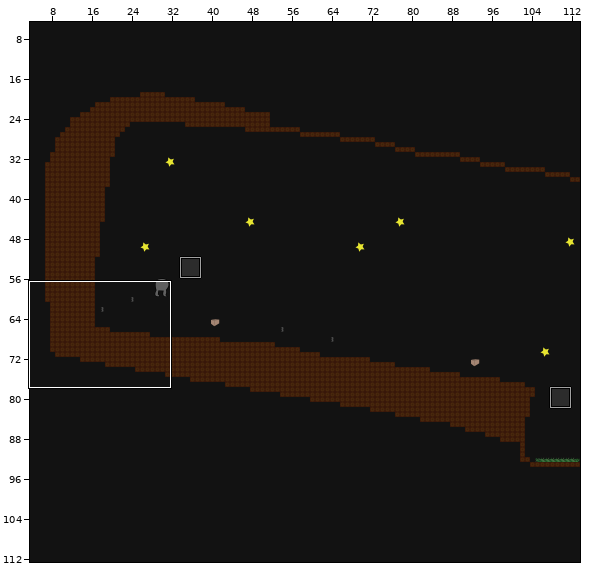
LDtk project, stored at assets/levels/chain-game.ldtk. Above: a wide view before the commit, with the close-up outlined.
Close-up. Earlier state:
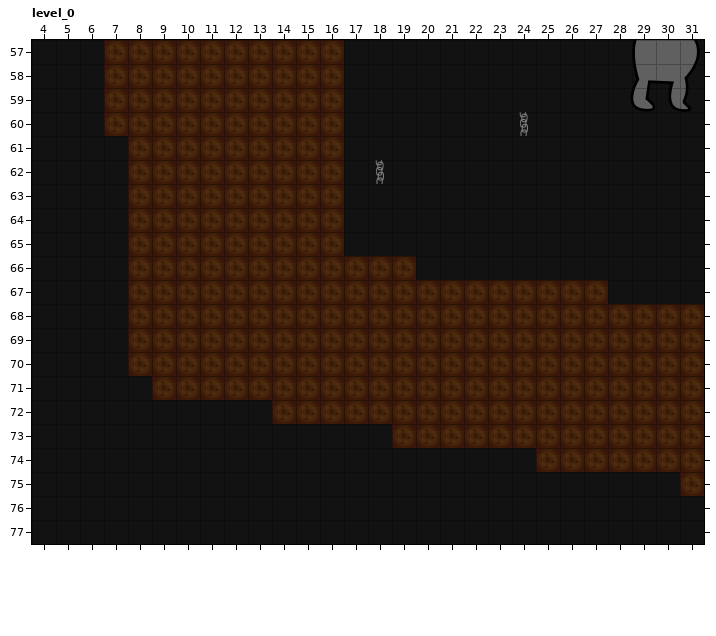
Cells are 16x16 px. Shown: level_0 x 4..31, y 57..77. The commit also changed other parts of the map, which this record leaves out.
New version:
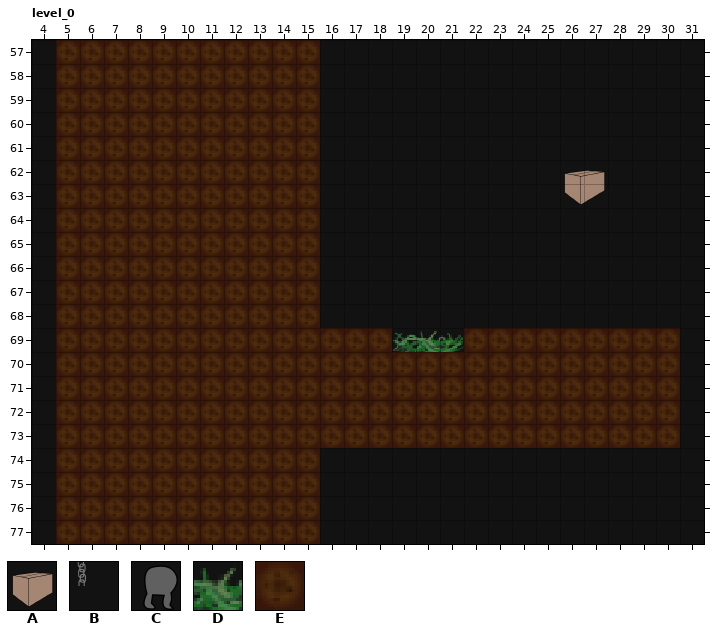
Key: from "box": A 0; from "chain": B 0; from "player_spritesheet": C 0; from "vines": D 1 "vines"; from "walls": E 1 "dirt".
_ is an empty cell.
Objects are placed by their top-left corner, in cells (3,4 is the top-left corner of cell 3,4); size is 1x1 cell unless given.
What changed:
Layer "entities":
changed: C "player" at 28,56 size 4x4 -> outside this view
changed: B "chain" at 18,60 size 2x4 -> outside this view
added: A "box" at 26,62 size 2x2
removed: B "chain" at 24,58 size 2x4
Layer "walls":
y 57..60: x 5..6 __ -> EE; x 16 E -> _
y 61..65: x 5..7 ___ -> EEE; x 16 E -> _
y 66: x 5..7 ___ -> EEE; x 16..19 EEEE -> ____
y 67: x 5..7 ___ -> EEE; x 16..27 EEEEEEEEEEEE -> ____________
y 68: x 5..7 ___ -> EEE; x 16..31 EEEEEEEEEEEEEEEE -> ________________
y 69: x 5..7 ___ -> EEE; x 19..21 EEE -> ___; x 31 E -> _
y 70: x 5..7 ___ -> EEE; x 31 E -> _
y 71: x 5..8 ____ -> EEEE; x 31 E -> _
y 72: x 5..13 _________ -> EEEEEEEEE; x 31 E -> _
y 73: x 5..18 ______________ -> EEEEEEEEEEEEEE; x 31 E -> _
y 74: x 5..15 ___________ -> EEEEEEEEEEE; x 25..31 EEEEEEE -> _______
y 75: x 5..15 ___________ -> EEEEEEEEEEE; x 31 E -> _
y 76..77: x 5..15 ___________ -> EEEEEEEEEEE
Layer "vines":
y 69: x 19..21 ___ -> DDD
